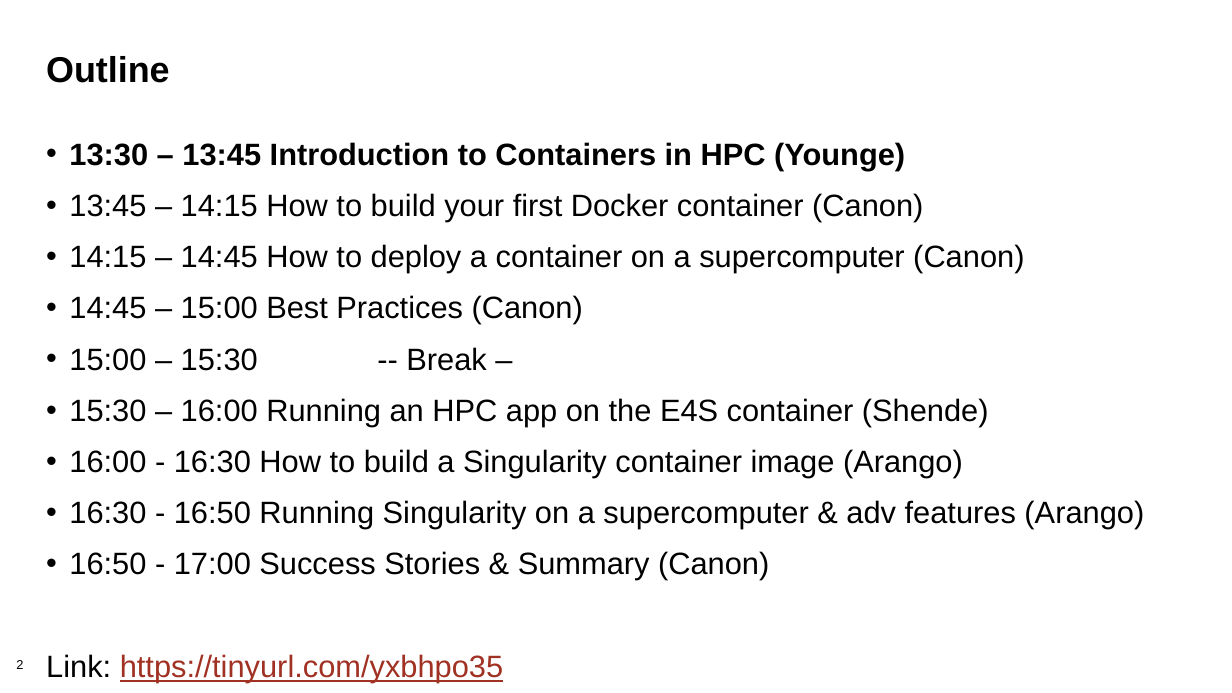
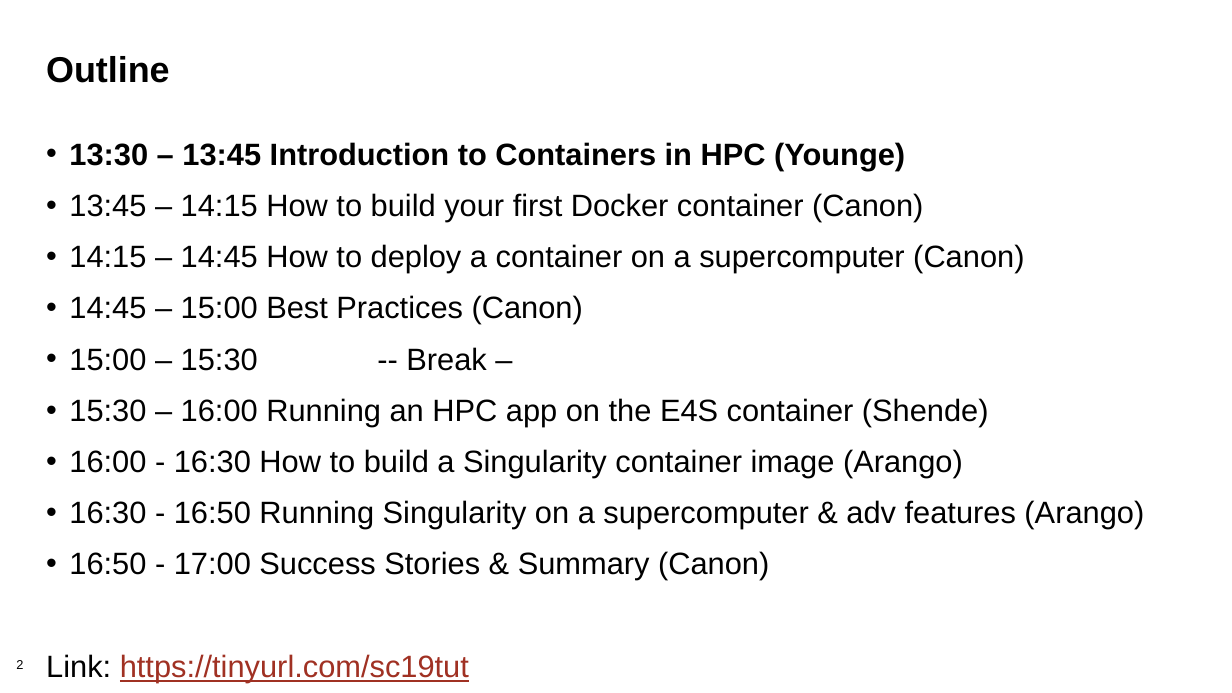
Before and after one commit to supercontainers/sc19-tutorial, a slide deck: slide 2 of slides/sc19_tutorial_intro.pptx. Drawn at 1232x693 pixels with LibreOffice and Linux fonts; fonts in the diff are those of the drawing; background and template pictures are left out. Boxes give left, top, right and bottom in pixels: in the first picture for what was removed or moved away, otherwise in the second. Text is boxed around its words. In the diff, an @@ line names an element or a change of style, - is before the commit and + after.

Commit message:
New tinyurl

```diff
--- a/slides/sc19_tutorial_intro.pptx
+++ b/slides/sc19_tutorial_intro.pptx
@@ text at [46, 654, 469, 683]: text changed @@
-Link: https://tinyurl.com/yxbhpo35
+Link: https://tinyurl.com/sc19tut
```
Also in this commit, not shown: 1 other slide changed, 1 other file.
